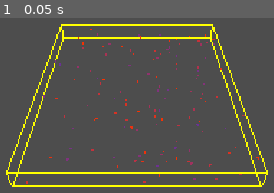
Above: before the commit, frame 1.
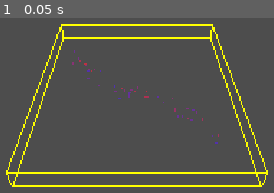
Above: after the commit, the same moment.

Repository: zygosean/zygo_pcg
Game: Godot game, scene res://main/main.tscn
Same seed, same stepped clock (60 frames per second), same inputs: the game is played once before the commit and once after it.
Inputs:
- Up to frame 1 (0.05 s): no input

The runs differ from the first frame. In frame 1, 1.2% of the frame differs, in the area x 6-95%, y 6-95%.

Commit message:
Feat: Scatter on spline op
Spline specific generate op to scatter points around a spline

Diff:
--- a/pcg/core/pcg_context.gd
+++ b/pcg/core/pcg_context.gd
@@ -4,3 +4,4 @@
 var pcg_seed: int = 0
 var bounds : AABB = AABB()
 var user_parameters : Dictionary[String, Variant]
+var splines : Array[Path3D] = []
--- a/pcg/core/pcg_executor.gd
+++ b/pcg/core/pcg_executor.gd
@@ -22,6 +22,7 @@
 	var context = PCGContext.new()
 	context.pcg_seed = pcg_seed
 	context.bounds = bounds
+	context.splines = PCGSpatialQuery.find_paths_in_bounds(get_tree(), bounds)
 
 	_last_result = pipeline.run(context)
 	generation_complete.emit(_last_result)
--- a/pcg/debug/pcg_test_scene.gd
+++ b/pcg/debug/pcg_test_scene.gd
@@ -1,15 +1,32 @@
 extends Node3D
 
 func _ready() -> void:
+
+	var curve := Curve3D.new()
+	curve.add_point(Vector3(5, 0, 10), Vector3.ZERO, Vector3(5, 0, 5))
+	curve.add_point(Vector3(25, 0, 25), Vector3(-8, 0, 0), Vector3(8, 0, 0))
+	curve.add_point(Vector3(45, 0, 40), Vector3(-5, 0, -5), Vector3.ZERO)
+
+	var path := Path3D.new()
+	path.curve = curve
+	add_child(path)
+
 	# --- Build pipeline in code ---
-	var scatter := ScatterPointsOp.new()
-	scatter.point_count = 200
+#	var scatter := ScatterPointsOp.new()
+#	scatter.point_count = 200
+
+#	var spline_op := SampleSplineOp.new()
+
+	var scatter_on_spline := ScatterOnSplineOp.new()
+	scatter_on_spline.sample_step = 2.0
+	scatter_on_spline.radius = 4
+	scatter_on_spline.points_per_sample = 4
 
 	var density_filter := FilterByDensityOp.new()
-	density_filter.min_density = 0.4
+	density_filter.min_density = 0.3
 
 	var pipeline := PCGPipeline.new()
-	pipeline.ops.assign([scatter, density_filter])
+	pipeline.ops.assign([scatter_on_spline, density_filter])
 
 	# --- Set up executor ---
 	var executor := PCGExecutor.new()
--- /dev/null
+++ b/pcg/ops/attributes/set_distance_to_spline_op.gd
@@ -0,0 +1 @@
+extends Node
--- a/pcg/ops/generate/sample_spline_op.gd
+++ /dev/null
@@ -1,2 +0,0 @@
-extends PCGOp
-class_name SampleSpline
--- /dev/null
+++ b/pcg/ops/generate/splines/pcg_spline_op.gd
@@ -0,0 +1,29 @@
+extends PCGOp
+class_name PCGSplineOp
+
+@export var sample_step: float = 1.0
+@export var clip_to_bounds: bool = true
+
+func execute(point_set: PCGPointSet, context: PCGContext) -> PCGPointSet:
+	if context.splines.is_empty():
+		push_warning(get_script().resource_path + ": no splines found in bounds.")
+		return point_set
+
+	for path in context.splines:
+		var curve: Curve3D = path.curve
+		var length: float = curve.get_baked_length()
+		var t := 0.0
+		while t <= length:
+			var xform := curve.sample_baked_with_rotation(t, true)
+			xform.origin = path.global_transform * xform.origin
+			xform.basis = path.global_transform.basis * xform.basis
+			if not clip_to_bounds or context.bounds.has_point(xform.origin):
+				on_spline_sample(point_set, context, xform, t / length)
+			t += sample_step
+
+	return point_set
+
+## Override in subclasses. Called once per sample point along each spline.
+## [param progress] is 0.0 → 1.0 along the spline length.
+func on_spline_sample(point_set: PCGPointSet, context: PCGContext, xform: Transform3D, progress: float) -> void:
+	push_warning("PCGSplineOp.on_spline_sample() not implemented in: " + get_script().resource_path)
--- /dev/null
+++ b/pcg/ops/generate/splines/sample_spline_op.gd
@@ -0,0 +1,23 @@
+extends PCGSplineOp
+class_name SampleSplineOp
+
+func on_spline_sample(point_set : PCGPointSet, _context : PCGContext, xform : Transform3D, _progress : float):
+	point_set.add_point(PCGPoint.new(xform))
+
+#func execute(point_set : PCGPointSet, context : PCGContext) -> PCGPointSet:
+#	if context.splines.is_empty():
+#		push_warning("SampleSplineOp: No splines in found in bounds")
+#		return point_set
+#
+#	for path in context.splines:
+#		var curve : Curve3D = path.curve
+#		var length : float = curve.get_baked_length()
+#		var t := 0.0
+#		while t < length:
+#			var xform := curve.sample_baked_with_rotation(t, true)
+#			xform.origin = path.global_transform * xform.origin
+#			if not clip_to_bounds or context.bounds.has_point(xform.origin):
+#				point_set.add_point(PCGPoint.new(xform))
+#			t+= sample_step
+#
+#	return point_set
--- /dev/null
+++ b/pcg/ops/generate/splines/scatter_on_spline_op.gd
@@ -0,0 +1,23 @@
+extends PCGSplineOp
+class_name ScatterOnSplineOp
+
+@export var radius : float = 5.0
+@export var points_per_sample : int = 3
+
+var _rng : RandomNumberGenerator
+
+func execute(point_set : PCGPointSet, context : PCGContext) -> PCGPointSet:
+	_rng = RandomNumberGenerator.new()
+	_rng.seed = context.pcg_seed
+	return super.execute(point_set, context)
+
+func on_spline_sample(point_set : PCGPointSet, _context : PCGContext, xform : Transform3D, _progress : float):
+	for i in points_per_sample:
+		var angle := _rng.randf() * TAU
+		var dist := sqrt(_rng.randf()) * radius
+		var offset := (xform.basis.x * cos(angle) + xform.basis.z * sin(angle)) * dist
+		var pos := xform.origin + offset
+		if not clip_to_bounds or _context.bounds.has_point(pos):
+			var point := PCGPoint.new(Transform3D(xform.basis, pos))
+			point.set_attribute(PCGTags.Attributes.Density, 1.0 - (dist / radius))
+			point_set.add_point(point)
--- /dev/null
+++ b/pcg/runtime/spatial/pcg_spatial_query.gd
@@ -0,0 +1,14 @@
+extends RefCounted
+class_name PCGSpatialQuery
+
+static func find_paths_in_bounds(tree : SceneTree, bounds : AABB) -> Array[Path3D]:
+	var result : Array[Path3D] = []
+	for node in tree.current_scene.find_children("*", "Path3D", true, false):
+		var path := node as Path3D
+		if path.curve == null:
+			continue
+		for point in path.curve.get_baked_points():
+			if bounds.has_point(path.global_transform * point):
+				result.append(path)
+				break
+	return result
Not shown, added: pcg/ops/generate/splines/pcg_spline_op.gd.uid
Renamed: pcg/ops/generate/sample_spline_op.gd.uid -> pcg/ops/generate/splines/sample_spline_op.gd.uid
Not shown, added: pcg/ops/generate/splines/scatter_on_spline_op.gd.uid
Not shown, added: pcg/runtime/spatial/pcg_spatial_query.gd.uid
